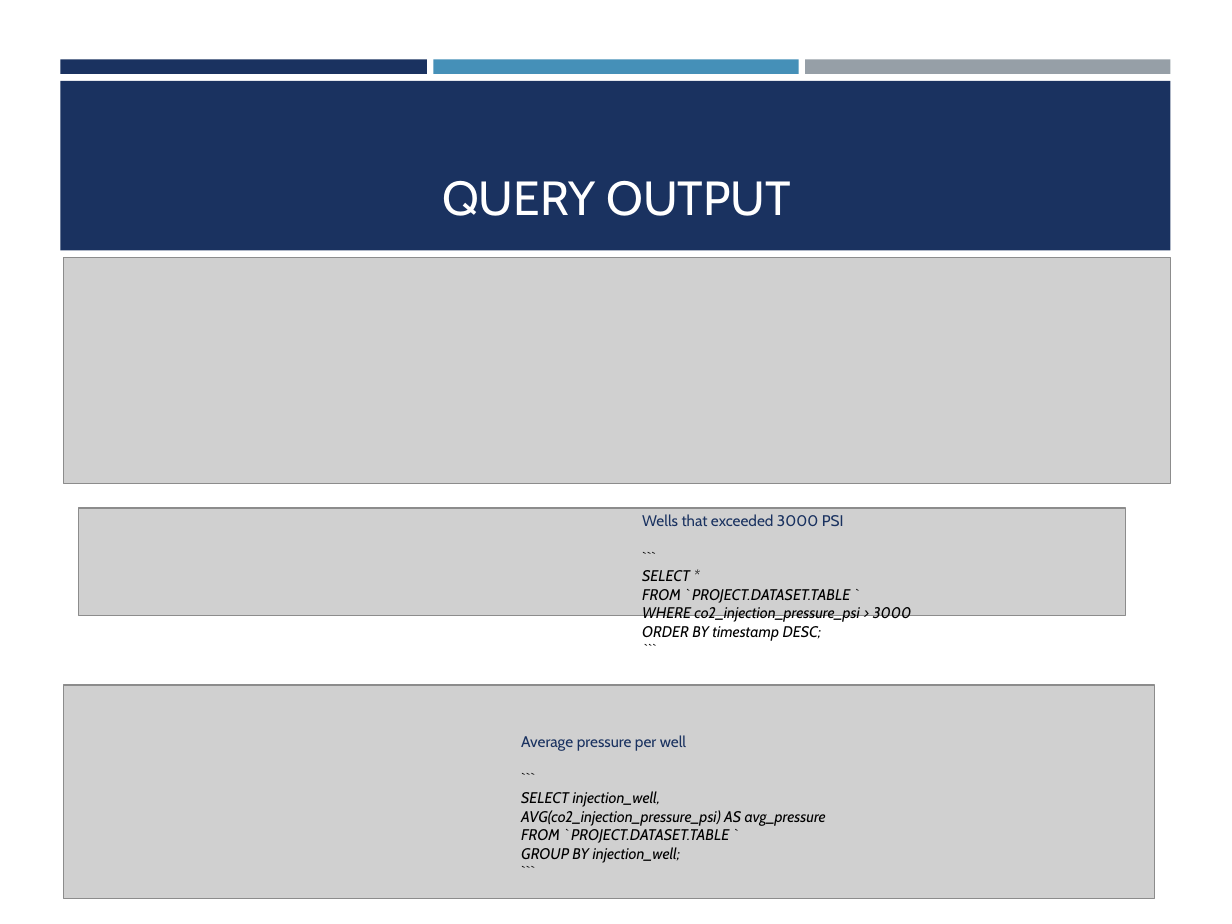
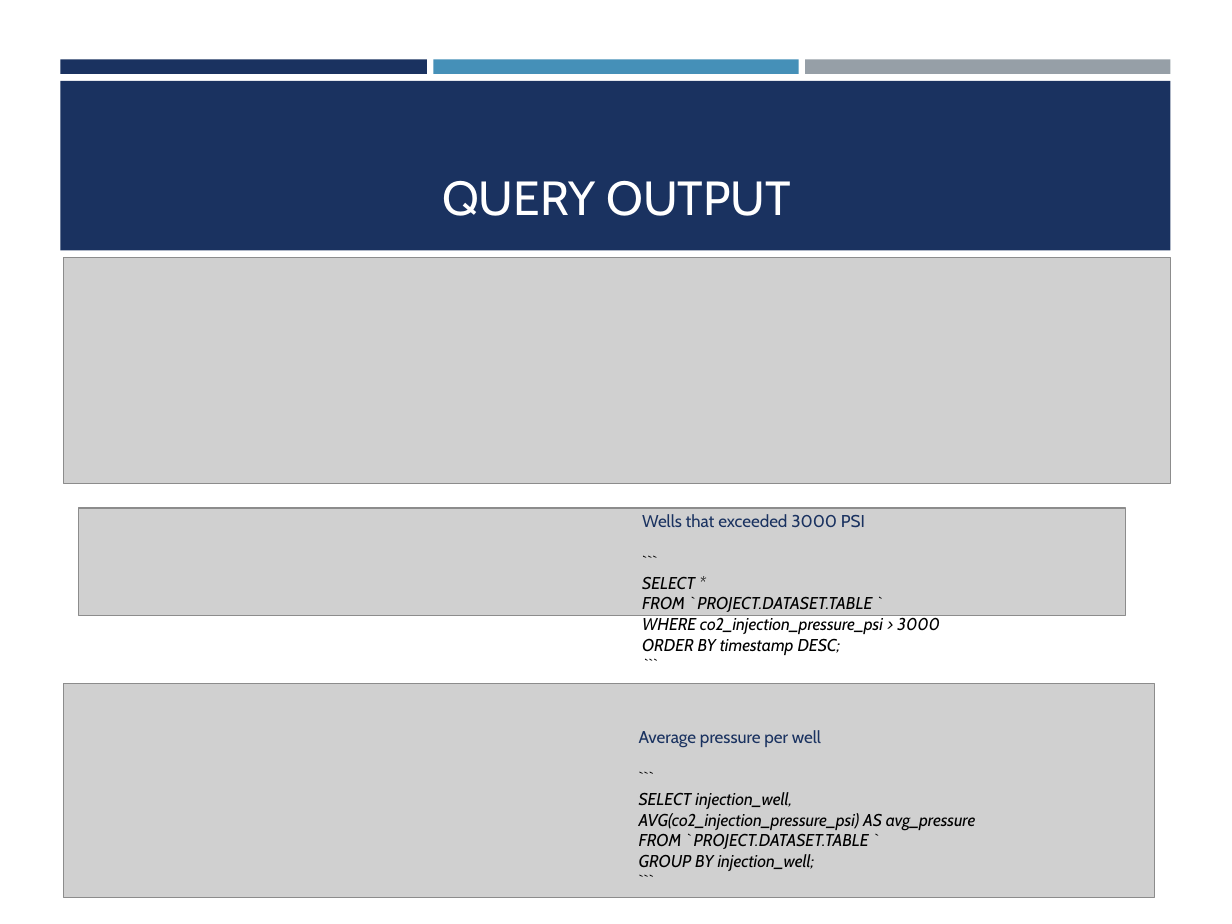
Before and after one commit to Donaldnaz/PowerBI, a slide deck: slide 10 of setup/Real_Time_CCS_Monitoring_Pipeline.pptx. Drawn at 1232x924 pixels with LibreOffice and Linux fonts; fonts in the diff are those of the drawing; grey boxes stand for pictures. Boxes give left, top, right and bottom in pixels: in the first picture for what was removed or moved away, otherwise in the second. Text is boxed around its words. In the diff, an @@ line names an element or a change of style, - is before the commit and + after.

```diff
--- a/setup/Real_Time_CCS_Monitoring_Pipeline.pptx
+++ b/setup/Real_Time_CCS_Monitoring_Pipeline.pptx
@@ text "Wells that exceeded 3000 PSI" at (642, 514, 940, 655): size 9 to 10 pt @@
@@ text "Average pressure per well" at (639, 730, 976, 871): size 9 to 10 pt @@
@@ text "Average pressure per well": place and size @@
-text "Average pressure per well" at (521, 735, 826, 863)
+text "Average pressure per well" at (639, 730, 976, 871)
```
Also in this commit, not shown: 4 other slides changed.
